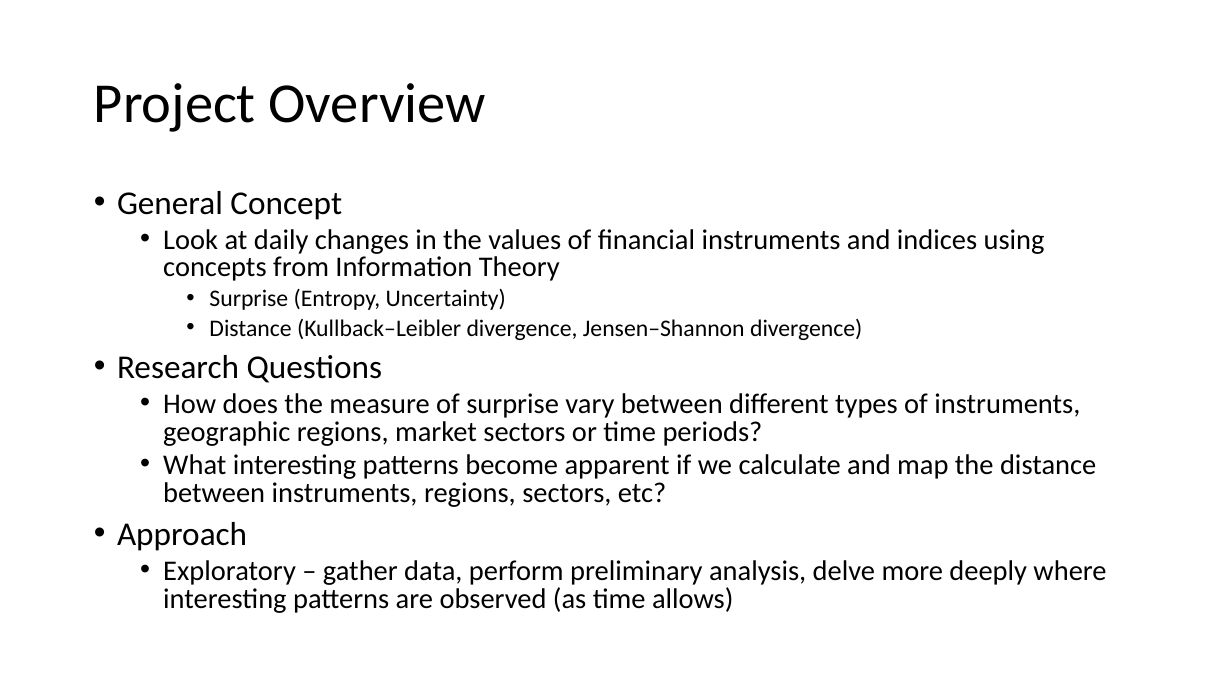
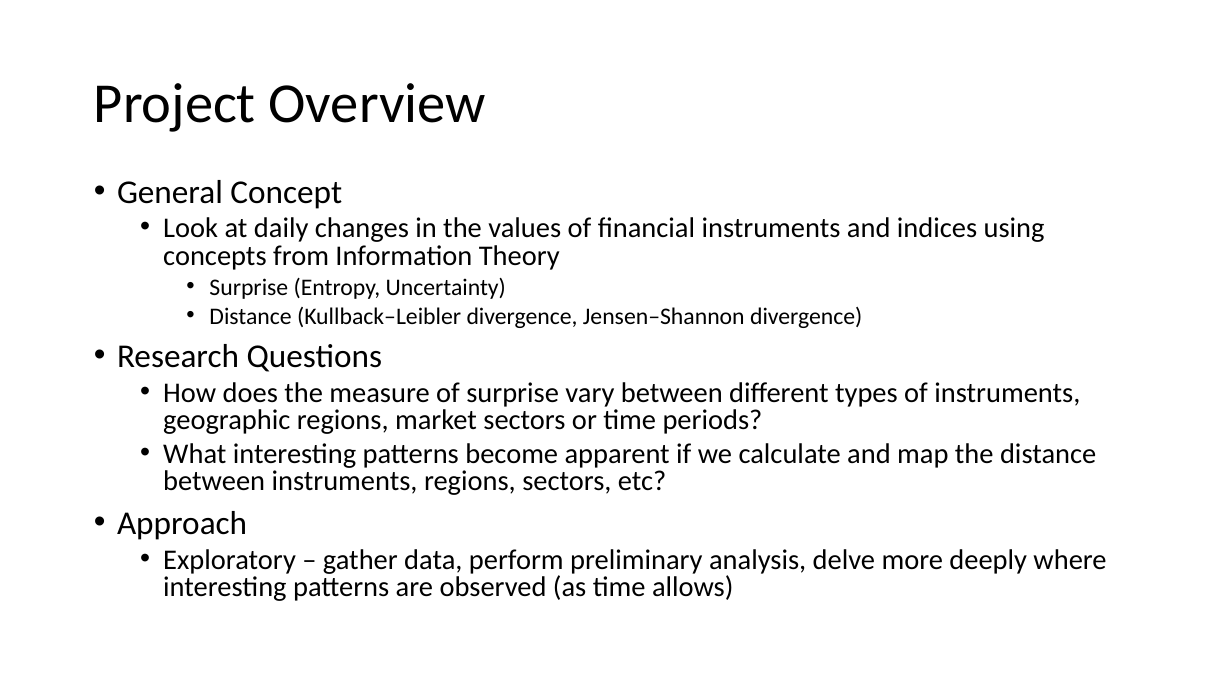
Before and after one commit to smccaula/LSSP_Hackathon, a slide deck: slide 2 of slides/hackathon.pptx. Drawn at 1232x693 pixels with LibreOffice and Linux fonts; fonts in the diff are those of the drawing. Boxes give left, top, right and bottom in pixels: in the first picture for what was removed or moved away, otherwise in the second. Text is boxed around its words. In the diff, an @@ line names an element or a change of style, - is before the commit and + after.

Commit message:
added slides
first result section, on distribution and conditional probabilities, is
largely complete.  second section will be on surprise.

```diff
--- a/slides/hackathon.pptx
+++ b/slides/hackathon.pptx
@@ text "General Concept": place and size @@
-text "General Concept" at bbox=[117, 191, 1106, 613]
+text "General Concept" at bbox=[117, 180, 1106, 601]
```
Also in this commit, not shown: 2 other slides changed, 2 slides added, 1 other file.
